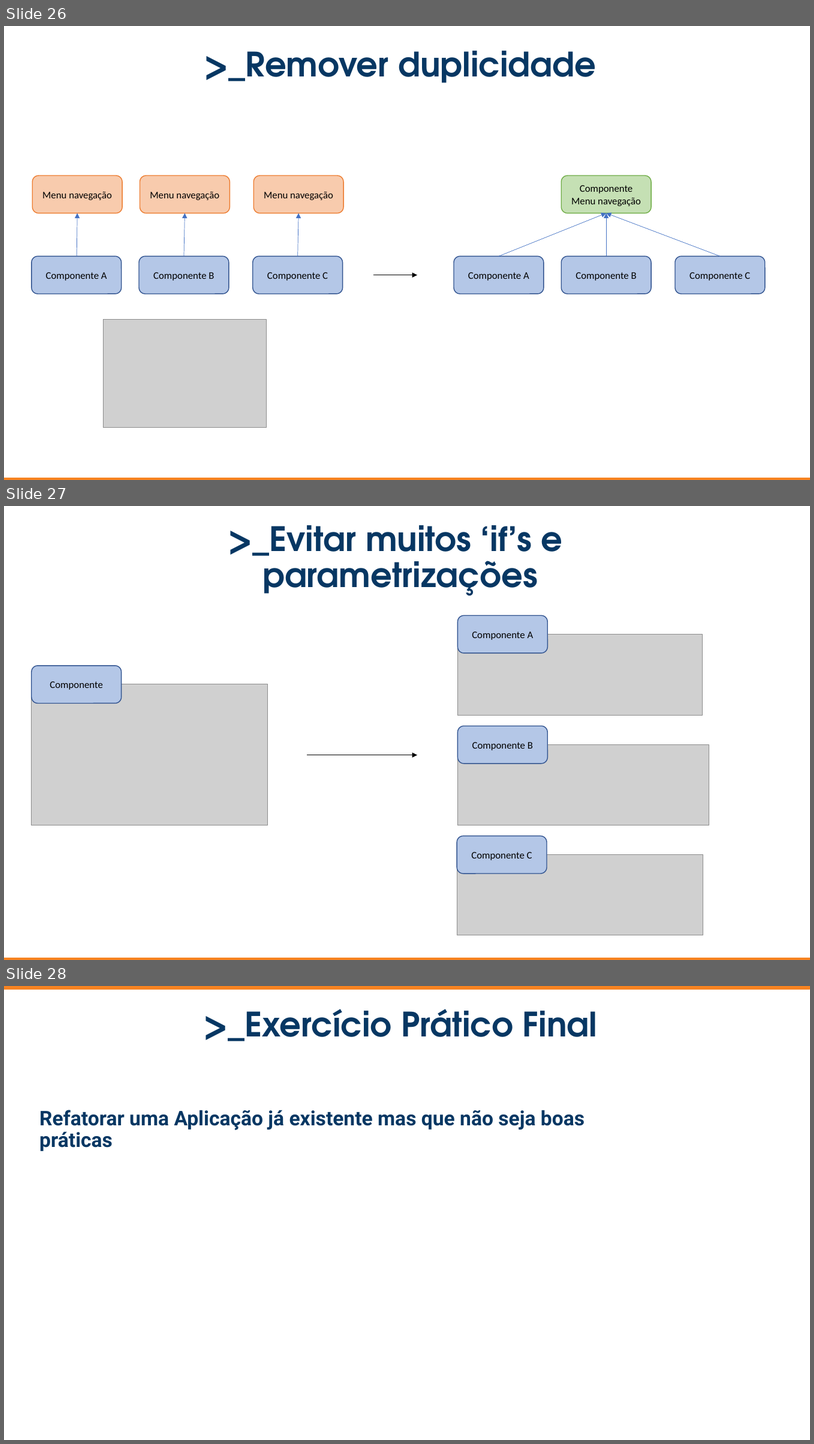
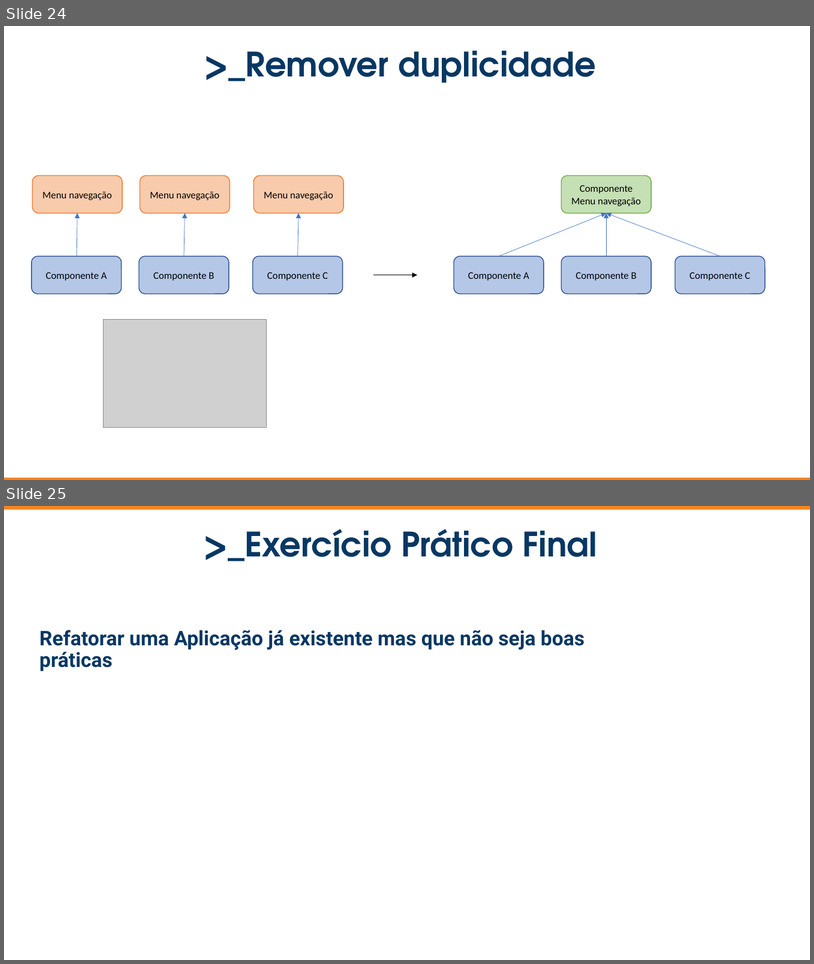
Before and after one commit to DanBertolini/dio-bootcamp, a slide deck: Bootcamp - apresentação.pptx. Shown one above the other, each under a label of ours: slides 26, 27 and 28 before the commit, slides 24 and 25 after it. The pictures are 814x1444 and 814x964 pixels, drawn with LibreOffice and Linux fonts; fonts in the diff are those of the drawing; grey boxes stand for pictures; background and template pictures are left out. Boxes give left, top, right and bottom in pixels: in the first picture for what was removed or moved away, otherwise in the second. Text is boxed around its words. In the diff, an @@ line names an element or a change of style, - is before the commit and + after.

```diff
--- a/Bootcamp - apresentação.pptx
+++ b/Bootcamp - apresentação.pptx
@@ slide 27 removed at (4, 506, 810, 960), background #FFFFFF; not listed: 1 template element that a slide beside it also shows @@
@@ text removed at (228, 525, 563, 596) @@
->_Evitar muitos ‘if’s e
-parametrizações
@@ group removed at (307, 615, 709, 935): 3 pictures, 3 rounded rectangles, 1 arrow @@
-Componente B
-Componente C
-Componente A
@@ rounded rectangle removed at (31, 666, 122, 703) @@
-Componente
@@ picture removed at (31, 684, 267, 825) @@
@@ what was slide 26 is now slide 24 @@
@@ what was slide 28 is now slide 25 @@
```
Also in this commit, not shown: 2 other slides removed, 5 other files.
